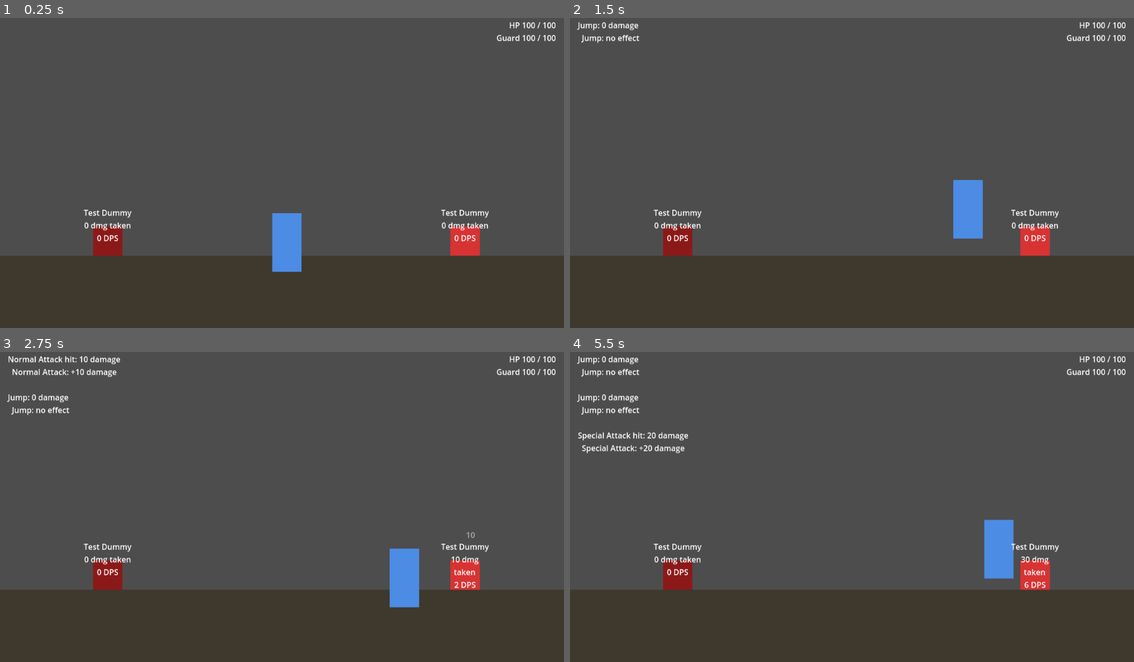
Above: before the commit, frames 1-4 (two rows, left to right).
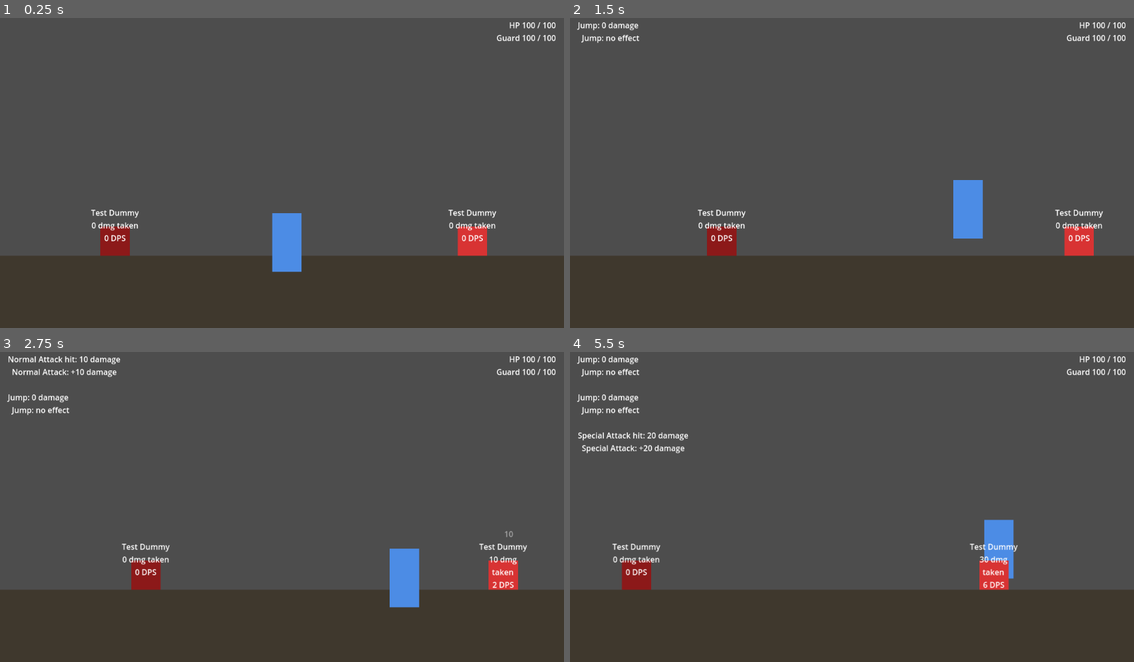
Above: after the commit, the same moments.

Repository: Thord1n/SynapseGame
Game: Godot game, scene res://scenes/main/main.tscn
Same seed, same stepped clock (60 frames per second), same inputs: the game is played once before the commit and once after it.
Inputs (mouse positions are in pixels of both pictures, inside the frame that each line leads up to):
- Up to frame 1 (0.25 s): no input
- Up to frame 2 (1.5 s): tap Enter at 0.5 s; move the mouse to (976, 154) at 0.52 s; hold Q (Block) 0.53-1.28 s; hold D (Right) from 0.53 s (still down); click (976, 154) at 0.67 s; tap Space (Jump) at 0.77 s; move the mouse to (739, 185) at 1.27 s; tap Shift (Dash) at 1.35 s
- Up to frame 3 (2.75 s): tap Space (Jump) at 1.52 s; move the mouse to (338, 435) at 2.02 s; release D (Right) at 2.03 s; press the mouse at (338, 435) at 2.03 s; hold A (Left) from 2.03 s (still down)
- Up to frame 4 (5.5 s): move the mouse to (823, 565) at 2.77 s; release A (Left) at 2.78 s; release the mouse at (823, 565) at 2.78 s; hold D (Right) 2.78-4.28 s; right-click (823, 565) at 2.85 s; click (823, 565) at 2.92 s; tap Space (Jump) at 3.02, 3.77, 4.52 s; move the mouse to (1021, 550) at 3.52 s; tap R at 3.6 s; move the mouse to (682, 457) at 4.27 s; hold A (Left) 4.28-5.03 s; tap Q (Block) at 4.35 s; move the mouse to (880, 503) at 5.02 s; hold D (Right) from 5.03 s (still down); hold Shift (Dash) from 5.03 s (still down); click (880, 503) at 5.17 s

The runs differ from the first frame. In frame 1, 1.0% of the frame differs, in the area x 14-88%, y 61-77%; in frame 2, 2.6%, in the area x 14-95%, y 61-77%; in frame 3, 2.6%; in frame 4, 2.6%.

Commit message:
Echo bounces like a real echo; enemies patrol as moving targets
Echo (Thomas): level N gives N bounces 0.3 s apart, the first at 70% of
the upstream source effects and each later one 70% of the previous.
Only source effects are repeated, so two Echoes add up rather than
compound. echo.tres complexity 1.5 (2/3/5/8/12/21 bytes by level).

Phase 1 is movement and damage dealing: enemies patrol 120 px either
side of their start (stopped by a Shock stun) and still don't attack
unless F2 turns attacks on.

Co-Authored-By: Claude Opus 5.5 (1M context) <noreply@anthropic.com>
Claude-Session: https://claude.ai/code/session_017xZyWZz86SG64GVaBwrJvM

Diff:
--- a/resources/perks/modifier/echo.tres
+++ b/resources/perks/modifier/echo.tres
@@ -6,6 +6,7 @@
 script = ExtResource("1")
 id = &"echo"
 display_name = "Echo"
-description = "Repeat its incoming effect."
+description = "Repeats the source effects before it as fading bounces: 70%, then 70% of that, one every 0.3 s. One bounce per level."
 perk_class = 2
+complexity = 1.5
 tags = Array[StringName]([&"element"])
--- a/scenes/main/main.tscn
+++ b/scenes/main/main.tscn
@@ -63,6 +63,7 @@
 [node name="Enemy" type="Area2D" parent="World"]
 position = Vector2(950, 470)
 script = ExtResource("4")
+patrol_distance = 120.0
 
 [node name="CollisionShape2D" type="CollisionShape2D" parent="World/Enemy"]
 shape = SubResource("RectangleShape2D_enemy")
@@ -92,6 +93,7 @@
 [node name="RedEnemy" type="Area2D" parent="World"]
 position = Vector2(220, 470)
 script = ExtResource("4")
+patrol_distance = 120.0
 
 [node name="CollisionShape2D" type="CollisionShape2D" parent="World/RedEnemy"]
 shape = SubResource("RectangleShape2D_enemy")
--- a/scenes/tests/combat_defense_test.gd
+++ b/scenes/tests/combat_defense_test.gd
@@ -14,6 +14,7 @@
 
 func _ready() -> void:
 	$Main.hitstop_seconds = 0.0 # frame-counted waits below assume normal time
+	for e in [$Main/World/Enemy, $Main/World/RedEnemy]: e.patrol_distance = 0.0 # fixed positions
 	white_attacker.active = false
 	red_attacker.active = false
 	await _frames(30) # settle on the floor
--- a/scenes/tests/damage_feel_test.gd
+++ b/scenes/tests/damage_feel_test.gd
@@ -1,6 +1,6 @@
 extends Node
 ## Scripted regression check for the grey-box damage-dealing feedback (Thomas: test dealing
-## damage first): enemies start passive with F2 toggling their attacks, and each hit an enemy
+## damage first): enemies patrol but start passive, with F2 toggling their attacks, and each hit an enemy
 ## takes flashes and knocks its body, pops a damage number (plus a coloured tag per element),
 ## feeds a DPS readout and triggers a short real-time hitstop. Run headless:
 ## Godot --headless --path <project> res://scenes/tests/damage_feel_test.tscn --quit-after 3000
@@ -21,6 +21,15 @@
 	_press_f2()
 	await _idle(3)
 	_check(not ($Main/World/Enemy/Attacker as EnemyAttacker).active, "F2 turns them off again")
+
+	var x0 := enemy.position.x
+	await _frames(30)
+	_check(enemy.position.x != x0, "enemies patrol (moved %s px)" % (enemy.position.x - x0))
+	enemy._stun()
+	x0 = enemy.position.x
+	await _frames(30)
+	_check(enemy.position.x == x0, "a Shock stun stops the patrol")
+	enemy.patrol_distance = 0.0
 
 	var labels_before := _floating_labels()
 	enemy.take_damage(12.0)
--- a/scenes/tests/enemy_test.gd
+++ b/scenes/tests/enemy_test.gd
@@ -16,6 +16,7 @@
 
 func _ready() -> void:
 	$Main.hitstop_seconds = 0.0 # frame-counted waits below assume normal time
+	for e in [$Main/World/Enemy, $Main/World/RedEnemy]: e.patrol_distance = 0.0 # fixed positions
 	_check(game_gui.combat_target == enemy.dummy_target, "main.gd wired GameGui.combat_target to the Enemy's own target")
 
 	game_gui.memory_system.slot_perk(_take_from_inventory(&"memory"))
--- a/scenes/tests/grid_trigger_test.gd
+++ b/scenes/tests/grid_trigger_test.gd
@@ -18,6 +18,7 @@
 
 func _ready() -> void:
 	$Main.hitstop_seconds = 0.0 # frame-counted waits below assume normal time
+	for e in [$Main/World/Enemy, $Main/World/RedEnemy]: e.patrol_distance = 0.0 # fixed positions
 	$Main/World/Enemy/Attacker.active = false
 	$Main/World/RedEnemy/Attacker.active = false
 	game_gui.ability_triggered.connect(func(text): _log.append(text))
--- a/scenes/tests/modifier_order_test.gd
+++ b/scenes/tests/modifier_order_test.gd
@@ -2,7 +2,7 @@
 ## Scripted regression check for Thomas's modifier order rule and Shock buildup, against the
 ## real main.tscn: sources (Fire/Ice/Shock) work anywhere; amplifiers (Echo, Linger) only
 ## act on source effects earlier in the chain and are flagged as no-ops otherwise; Explosion
-## and Chain work on the plain hit; Echo repeats upstream effects at 60% after a delay; enough Shock
+## and Chain work on the plain hit; Echo repeats upstream source effects as fading bounces; enough Shock
 ## stuns an enemy, cancelling its telegraph, then grants stun immunity. Run headless:
 ## Godot --headless --path <project> res://scenes/tests/modifier_order_test.tscn --quit-after 3000
 
@@ -19,6 +19,7 @@
 
 func _ready() -> void:
 	$Main.hitstop_seconds = 0.0 # frame-counted waits below assume normal time
+	for e in [$Main/World/Enemy, $Main/World/RedEnemy]: e.patrol_distance = 0.0 # fixed positions
 	attacker.active = false
 	$Main/World/RedEnemy/Attacker.active = false
 	await _frames(5)
@@ -33,7 +34,7 @@
 	game_gui._refresh_ui()
 	_check(game_gui._board_buttons[ABILITY_POS + Vector2i(1, 0)].modulate == GameGui.COLOR_IDLE, "the board greys out the idle Echo")
 
-	# --- Echo after a source repeats it at 60% after a delay.
+	# --- Echo after a source repeats it at 70% after a delay.
 	_build_chain([&"fire", &"echo"])
 	var before := enemy.dummy_target.damage_taken
 	ctx = router.fire(&"normal_attack", enemy)
@@ -42,7 +43,24 @@
 	await _seconds(0.2)
 	_check(is_equal_approx(enemy.dummy_target.damage_taken - before, 15.0), "the echo hasn't landed before its delay")
 	await _seconds(0.2)
-	_check(is_equal_approx(enemy.dummy_target.damage_taken - before, 18.0), "the echo lands Fire again at 60% (+3) after ~0.3 s")
+	_check(is_equal_approx(enemy.dummy_target.damage_taken - before, 18.5), "the echo lands Fire again at 70% (+3.5) after ~0.3 s")
+
+	# --- Level N = N fading bounces; a second Echo doesn't echo the first one's bounces.
+	var echo_def: EchoPerkDefinition = load("res://resources/perks/modifier/echo.tres")
+	var probe := EffectContext.new()
+	probe.add_effect(&"fire", ElementalPerkDefinition.Element.FIRE, 10.0)
+	echo_def.apply_effect(3, probe)
+	var bounces: Array = probe.delayed.map(func(d): return snappedf(d["effects"][0]["damage"], 0.001))
+	_check(bounces == [7.0, 4.9, 3.43] and is_equal_approx(probe.delayed[2]["delay"], 0.9),
+		"level-3 Echo: 3 bounces at 70%%, 49%%, 34.3%%, 0.3 s apart (%s)" % [bounces])
+	var twice := EffectContext.new() # Fire -> Echo -> Echo (the board is too narrow for it)
+	twice.add_effect(&"fire", ElementalPerkDefinition.Element.FIRE, 5.0)
+	echo_def.apply_effect(1, twice)
+	echo_def.apply_effect(1, twice)
+	bounces = twice.delayed.map(func(d): return snappedf(d["effects"][0]["damage"], 0.001))
+	_check(bounces == [3.5, 3.5], "Fire -> Echo -> Echo: each Echo bounces the Fire once, no echo of an echo (%s)" % [bounces])
+	var costs: Array = range(1, 7).map(func(lv): return InventoryPerk.new(echo_def, lv).get_memory_cost())
+	_check(costs == [2, 3, 5, 8, 12, 21], "Echo costs 2, 3, 5, 8, 12, 21 bytes at levels 1-6 (%s)" % [costs])
 
 	# --- Chain and Explosion work on the plain hit; Linger needs a source.
 	_build_chain([&"chain"])
@@ -83,7 +101,7 @@
 	attacker.active = false
 	await _seconds(enemy.stun_immunity)
 
-	# --- Buildup decays after 2 s without Shock; Echo's repeat adds 60% buildup.
+	# --- Buildup decays after 2 s without Shock; Echo's bounce adds 70% buildup.
 	router.fire(&"normal_attack", enemy)
 	_check(is_equal_approx(enemy.shock_buildup, 35.0), "buildup again once immunity ends")
 	await _seconds(enemy.shock_decay_delay + 0.1)
@@ -91,7 +109,7 @@
 	_build_chain([&"shock", &"echo"])
 	router.fire(&"normal_attack", enemy)
 	await _seconds(0.4)
-	_check(is_equal_approx(enemy.shock_buildup, 35.0 + 21.0), "Shock -> Echo: the echo adds 60% buildup (+21)")
+	_check(is_equal_approx(enemy.shock_buildup, 35.0 + 24.5), "Shock -> Echo: the bounce adds 70% buildup (+24.5)")
 
 	await _seconds(0.5)
 	print("Result: %d passed, %d failed" % [_pass_count, _fail_count])
--- a/scenes/tests/player_controller_test.gd
+++ b/scenes/tests/player_controller_test.gd
@@ -12,6 +12,7 @@
 
 func _ready() -> void:
 	$Main.hitstop_seconds = 0.0 # frame-counted waits below assume normal time
+	for e in [$Main/World/Enemy, $Main/World/RedEnemy]: e.patrol_distance = 0.0 # fixed positions
 	# Let physics settle for a couple seconds of simulated frames before checking anything.
 	for i in 120:
 		await get_tree().physics_frame
--- a/scripts/combat/enemy.gd
+++ b/scripts/combat/enemy.gd
@@ -33,6 +33,12 @@
 
 ## Placeholder hit feedback so dealing damage reads on screen (Thomas: test damage dealing
 ## first). The final per-modifier VFX/SFX signatures are the Artist's; these are grey-box.
+## Phase 1 (Thomas): enemies are moving targets. They walk back and forth this far either side
+## of where they start; 0 keeps them still. A Shock stun stops them.
+@export_group("Patrol")
+@export var patrol_distance: float = 0.0
+@export var patrol_speed: float = 60.0
+
 @export_group("Hit feedback")
 @export var flash_seconds: float = 0.08
 @export var knockback_pixels: float = 8.0
@@ -61,12 +67,15 @@
 
 ## [time, amount] pairs inside dps_window, for the DPS readout.
 var _recent_hits: Array = []
+var _patrol_origin: Vector2
+var _patrol_direction := 1.0
 var _body_tween: Tween
 
 const GROUP := &"enemies"
 
 func _ready() -> void:
 	add_to_group(GROUP)
+	_patrol_origin = position
 	dummy_target.target_name = "Test Dummy"
 	dummy_target.damaged.connect(_on_damaged)
 	dummy_target.effect_applied.connect(_on_effect_applied)
@@ -74,6 +83,7 @@
 
 func _physics_process(delta: float) -> void:
 	_time += delta
+	_patrol(delta)
 	if shock_buildup > 0.0 and _time - _last_shock_at >= shock_decay_delay:
 		_set_shock(0.0)
 	if is_stunned() != _was_stunned:
@@ -82,6 +92,15 @@
 		_refresh_label()
 	elif not _recent_hits.is_empty():
 		_refresh_label() # let the DPS readout decay
+
+func _patrol(delta: float) -> void:
+	if patrol_distance <= 0.0 or is_stunned():
+		return
+	position.x += _patrol_direction * patrol_speed * delta
+	var offset := position.x - _patrol_origin.x
+	if absf(offset) >= patrol_distance:
+		position.x = _patrol_origin.x + signf(offset) * patrol_distance
+		_patrol_direction = -signf(offset)
 
 ## Thin passthrough so callers that only have an Enemy reference (not its dummy_target) can
 ## still deal damage the same way AbilityActivator does internally.
--- a/scripts/perks/echo_perk_definition.gd
+++ b/scripts/perks/echo_perk_definition.gd
@@ -4,16 +4,23 @@
 ## their own echo count.
 ##
 ## An amplifier (Thomas's order rule): it repeats the source effects added EARLIER in the chain
-## — not the Ability's own base hit — at `echo_strength` of their damage, `echo_delay` seconds
-## apart. With nothing upstream it does nothing. Attack -> Fire -> Echo repeats the Fire;
+## — not the Ability's own base hit, and never another Echo's bounces (those live in
+## `context.delayed`, not `context.effects`, so two Echoes add up instead of compounding).
+## With nothing upstream it does nothing. Attack -> Fire -> Echo repeats the Fire;
 ## Attack -> Echo -> Fire repeats nothing.
+##
+## Like a real echo (Thomas): level N gives N bounces, `echo_delay` seconds apart. Bounce 1
+## carries `echo_strength` of the source effect and each later bounce `echo_decay` of the one
+## before (70%, 49%, 34%, ...).
 
-## How many extra times the incoming effect repeats, at level 1. Scales linearly (+1 per
-## level, no Power/exponent curve) — deliberately different from damage/radius scaling.
+## Bounces at level 1. Scales linearly (+1 per level, no Power/exponent curve) — deliberately
+## different from damage/radius scaling.
 @export var echoes: int = 1
-## Fraction of each upstream effect's damage (and side-effect strength) an echo carries.
-@export var echo_strength: float = 0.6
-## Seconds between the hit and the first echo, and between consecutive echoes.
+## Fraction of each upstream effect's damage (and side-effect strength) the first bounce carries.
+@export var echo_strength: float = 0.7
+## Each later bounce carries this fraction of the previous one.
+@export var echo_decay: float = 0.7
+## Seconds between the hit and the first bounce, and between consecutive bounces.
 @export var echo_delay: float = 0.3
 
 func get_tooltip_extra(level: int) -> String:
@@ -24,14 +31,19 @@
 	if not context.has_upstream_effects():
 		context.last_was_noop = true
 		return
-	var echoed: Array[Dictionary] = []
-	for effect in context.effects:
-		var copy := effect.duplicate()
-		copy["damage"] = effect["damage"] * echo_strength
-		copy["strength"] = effect["strength"] * echo_strength
-		echoed.append(copy)
 	for i in get_scaled_echoes(level):
+		var factor := bounce_factor(i)
+		var echoed: Array[Dictionary] = []
+		for effect in context.effects:
+			var copy := effect.duplicate()
+			copy["damage"] = effect["damage"] * factor
+			copy["strength"] = effect["strength"] * factor
+			echoed.append(copy)
 		context.delayed.append({"delay": echo_delay * (i + 1), "effects": echoed})
+
+## Fraction of the source effect bounce `index` (0 = first) carries.
+func bounce_factor(index: int) -> float:
+	return echo_strength * pow(echo_decay, index)
 
 func get_scaled_echoes(level: int) -> int:
 	return echoes + (level - 1)
